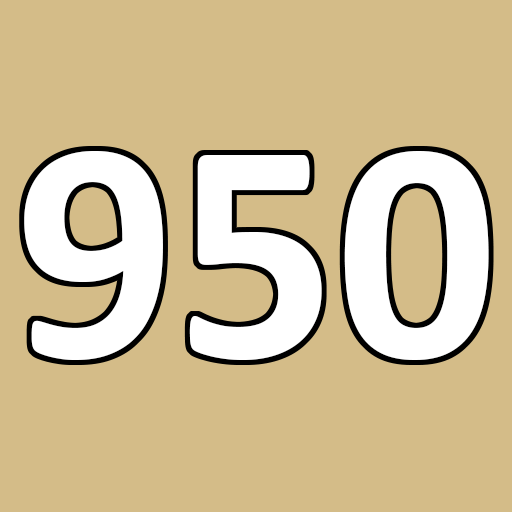
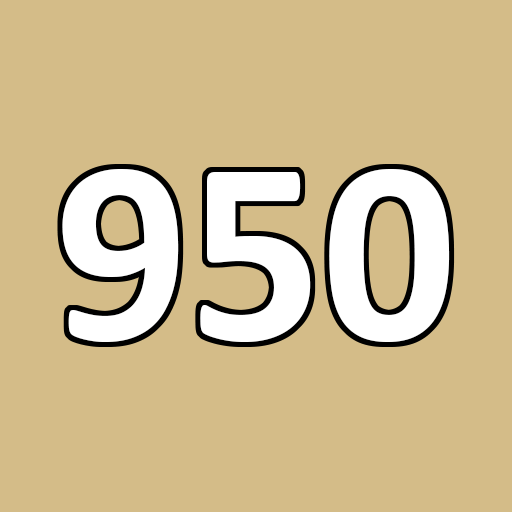
Layers edited between the first and the second 512px x 512px image:
painted on "950" over <box>24,151,489,360</box>
painted on "Background" over <box>19,146,494,365</box>
